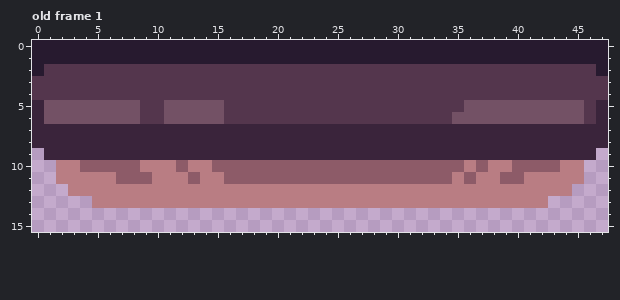
Pixel-art file: Assets/platform.aseprite. This is how it looked before the edit.
48x16 pixels, 1 frame. Shown: old frame 1. The commit also changed other frames, which this record leaves out.
After the commit:
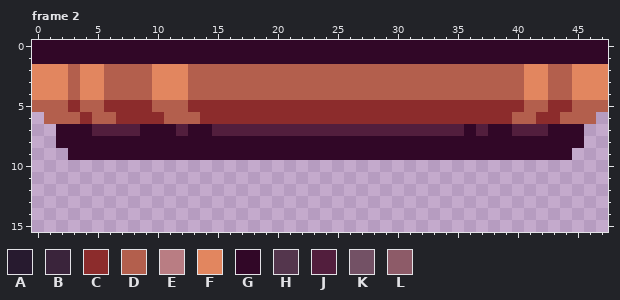
Palette (. is transparent): A #271a2f  B #3a243b  C #8c2c2c  D #b35f4d  E #b97d83  F #e2865f  G #310727  H #54364d  J #521e3d  K #735165  L #8d5b68
A new or re-ordered frame is compared with the old frame closest to it.
The exact change:
frames 1 -> 3
Changed rows in their new state; - is an unchanged pixel.
Frame 2 is new; against old frame 1:
first column x 0:
 0 GGGGGGGGGGGGGGGGGGGGGGGGGGGGGGGGGGGGGGGGGGGGGGGG
 1 GGGGGGGGGGGGGGGGGGGGGGGGGGGGGGGGGGGGGGGGGGGGGGGG
 2 FFFDFFDDDDFFFDDDDDDDDDDDDDDDDDDDDDDDDDDDDFFDDFFF
 3 FFFDFFDDDDFFFDDDDDDDDDDDDDDDDDDDDDDDDDDDDFFDDFFF
 4 FFFDFFDDDDFFFDDDDDDDDDDDDDDDDDDDDDDDDDDDDFFDDFFF
 5 DDDCDDCCCCDDDCCCCCCCCCCCCCCCCCCCCCCCCCCCCDDCCDDD
 6 .DDDCDDCCCCDDDCCCCCCCCCCCCCCCCCCCCCCCCCCDDCCDDD.
 7 ..GGGJJJJGGGJGGJJJJJJJJJJJJJJJJJJJJJGJGGJJJGGG..
 8 ..GGGGGGGGGGGGGGGGGGGGGGGGGGGGGGGGGGGGGGGGGGGG..
 9 -..GGGGGGGGGGGGGGGGGGGGGGGGGGGGGGGGGGGGGGGGGG..-
10 --............................................--
11 --............................................--
12 ---..........................................---
13 -----......................................-----
